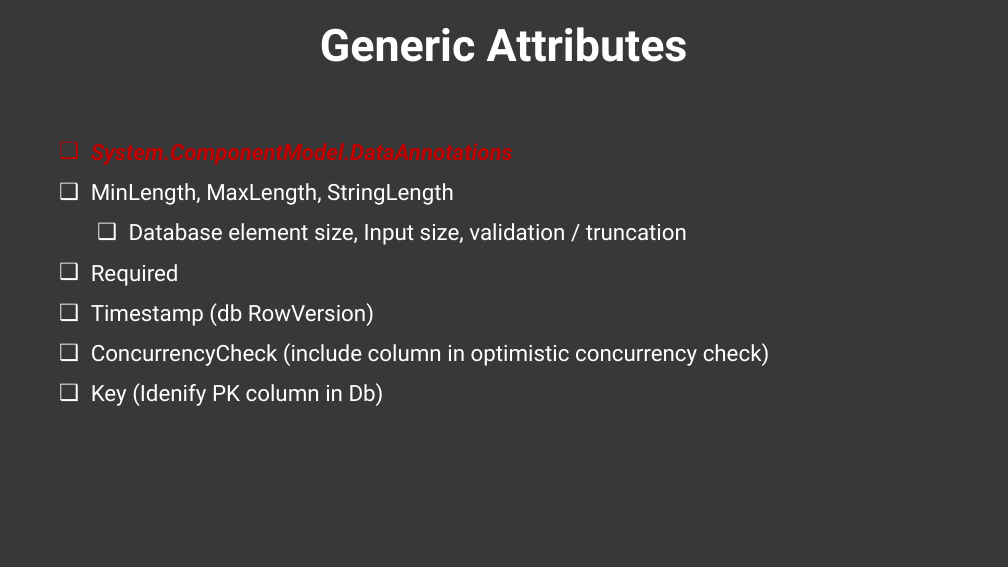
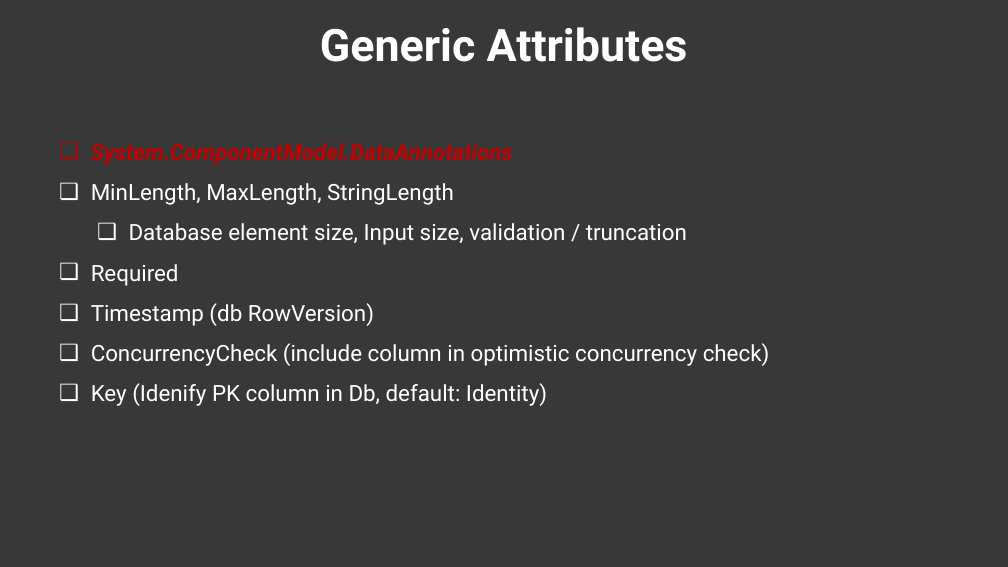
Before and after one commit to ec-council-learning/Entity-Fundamentals-Using-.NET-6, a slide deck: slide 5 of Sections/Section 2/Entity Fundamentals Using .NET 6_Section 2.pptx. Drawn at 1008x567 pixels with LibreOffice and Linux fonts; fonts in the diff are those of the drawing; background and template pictures are left out; a plain dark background stands for a picture behind light text. Boxes give left, top, right and bottom in pixels: in the first picture for what was removed or moved away, otherwise in the second. Text is boxed around its words. In the diff, an @@ line names an element or a change of style, - is before the commit and + after.

Commit message:
post section 2 video 2

```diff
--- a/Sections/Section 2/Entity Fundamentals Using .NET 6_Section 2.pptx
+++ b/Sections/Section 2/Entity Fundamentals Using .NET 6_Section 2.pptx
@@ text at (91,383,547,406): text changed @@
-❑ Key (Idenify PK column in Db)
+❑ Key (Idenify PK column in Db, default: Identity)
```
